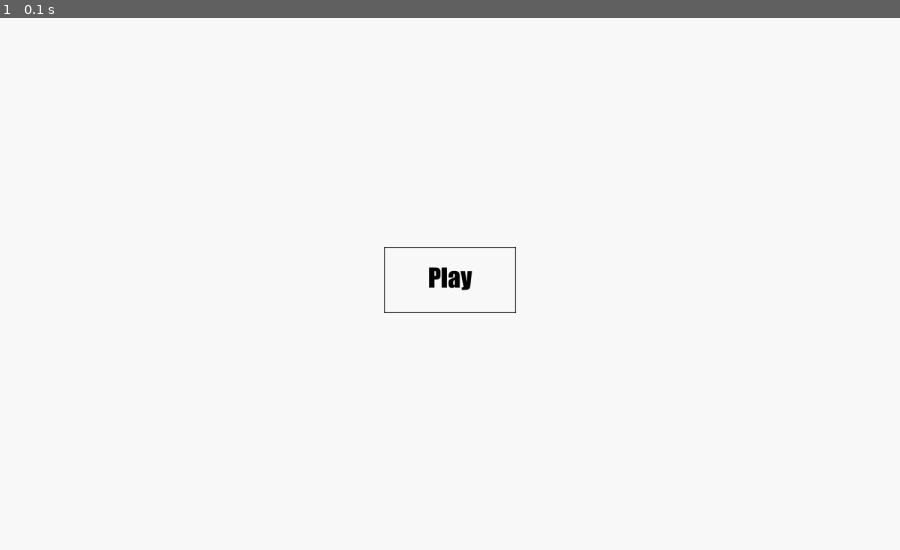
Above: before the commit, frame 1.
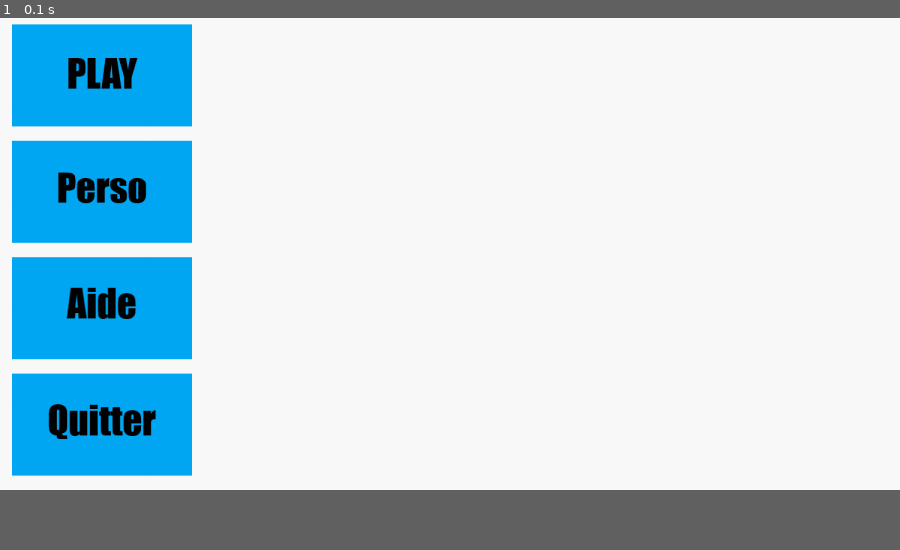
Above: after the commit, the same moment.

Repository: esgaroths/projet_nsi
Game: pygame game, started from trophe_nsi_test.py
Same seed, same stepped clock (60 frames per second), same inputs: the game is played once before the commit and once after it.
Inputs:
- Up to frame 1 (0.1 s): no input
In our replay, the window is 900x540 before the commit and 900x480 after it. These sizes can differ from the game's own. Grey fills any space a smaller window leaves; there, only what the larger window draws over its background counts as a difference.

The runs differ from the first frame. In frame 1, 16% of the frame differs, in the area x 1-58%, y 1-87%.

Commit message:
Add files via upload

Diff:
--- a/trophe_nsi_test.py
+++ b/trophe_nsi_test.py
@@ -4,13 +4,19 @@
 pygame.init()
 pygame.key.set_repeat(10)
 
+#création fenetre
 pygame.display.set_caption("Test_Jeux")
-fenetre = pygame.display.set_mode((1500, 900))
+fenetre = pygame.display.set_mode((1500, 800), RESIZABLE)
 position_fenetre = fenetre.get_rect()
 
+#création boutons menu
 button_play = pygame.image.load("button_play.png").convert_alpha()
-position_button_play = button_play.get_rect()
-position_button_play.center = (750, 450)
+button_perso = pygame.image.load("button_perso.png").convert_alpha()
+button_help = pygame.image.load("button_help.png").convert_alpha()
+button_leave = pygame.image.load("button_leave.png").convert_alpha()
+
+#detection clic de souris sur l'un des boutons
+#résultat d'un clic de souris sur un bouton
 
 while True :
 
@@ -22,5 +28,8 @@
 
 
     fenetre.fill([250,250,250])
-    fenetre.blit(button_play, position_button_play)
+    fenetre.blit(button_play, (20, 24))
+    fenetre.blit(button_perso, (20, 218))
+    fenetre.blit(button_help, (20, 412))
+    fenetre.blit(button_leave, (20, 606))
     pygame.display.flip()
Binary file added: button_help.png
Binary file added: button_leave.png
Binary file added: button_perso.png
Binary file changed: button_play.png
